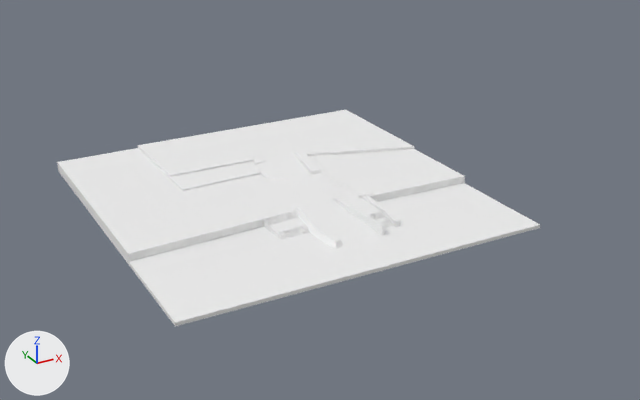
One commit to the FBX model FYP Alpha Phase/Assets/Models/Exterior/Floor01.FBX: the scene before it, then after it.
Both versions are drawn from a camera (50 mm lens) standing at (-63.5, -129.2, 60.6) and looking at (11.3, 6.9, -7.4). Every picture has the same lights, and +X, +Y and +Z are marked at lower left. Where no turn or scale is listed for an object, it has been applied to the vertices.
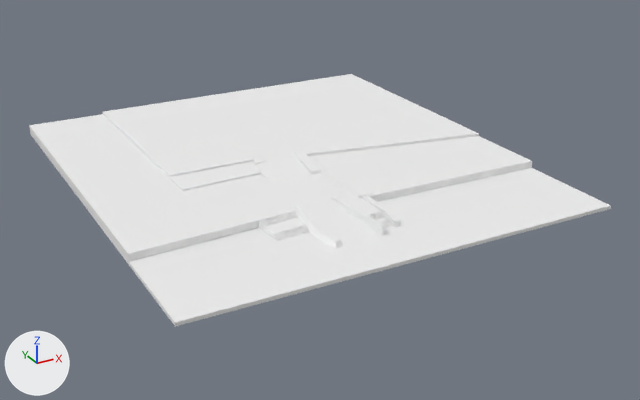
What differs and where, as boxes [x1, y1, x2, y2] in the pictures (640 x 400 px; the box of a moved part takes in the faces that stretch with it):
'Box029', reshaped (20% wider, 17% taller)
    before: [57, 110, 540, 327]
    after: [29, 74, 611, 327]
part 1 of me_mesh, moved or reshaped
    before: [57, 125, 300, 205]
    after: [29, 95, 300, 205]
part 2 of me_mesh, moved or reshaped
    before: [307, 147, 540, 274]
    after: [307, 134, 611, 274]
part 3 of me_mesh, moved or reshaped
    before: [256, 110, 414, 154]
    after: [211, 74, 479, 154]

What the commit changed:
me_mesh has 816 vertices, 782 faces and spans x -31.6..31.3, y -31.4..31.5, z -2.0..0.8.
me_mesh is used by ob_box029; location (0.0, 0.0, 0.0).
me_mesh part 1: all 22 vertices in x -31.6..10.0, y 31.5, z -2.0..0.5 are moved by (0.0, 24.2, 0.0).
me_mesh part 2: all 20 vertices in x 31.3, y -31.4..13.6, z -2.0..0.5 are moved by (15.8, 0.0, 0.0).
me_mesh part 3: all 6 vertices in x 31.3, y 31.5, z -2.0..0.5 are moved by (15.8, 24.2, 0.0).
